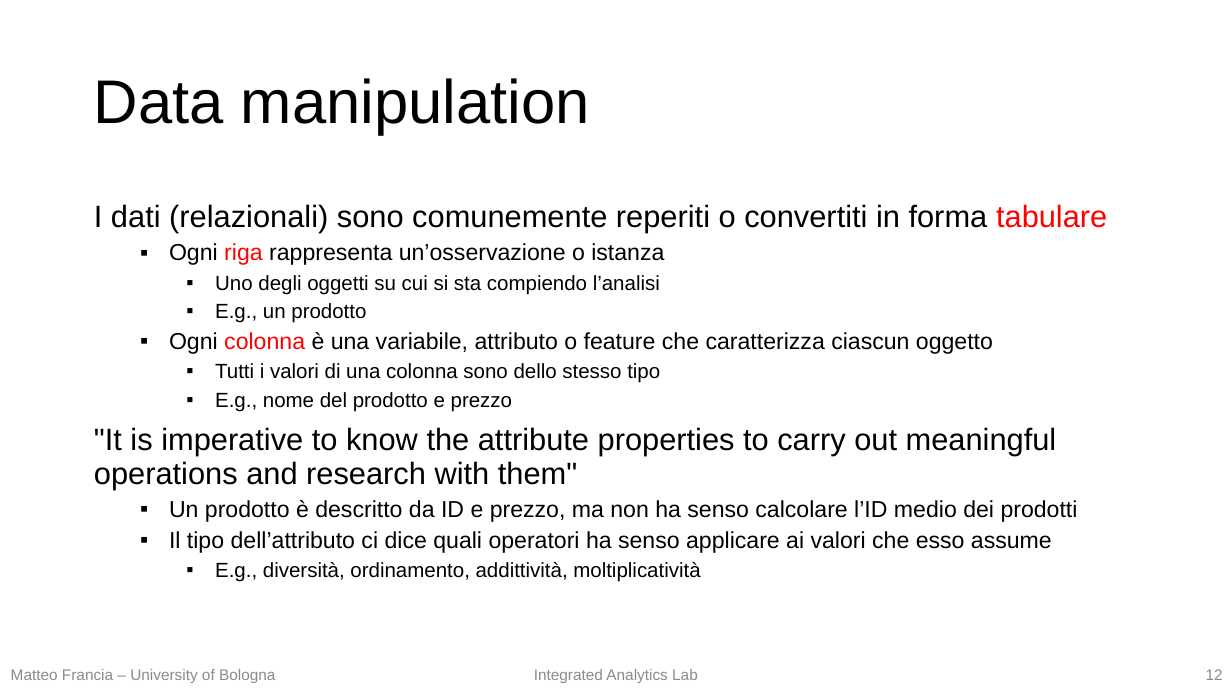
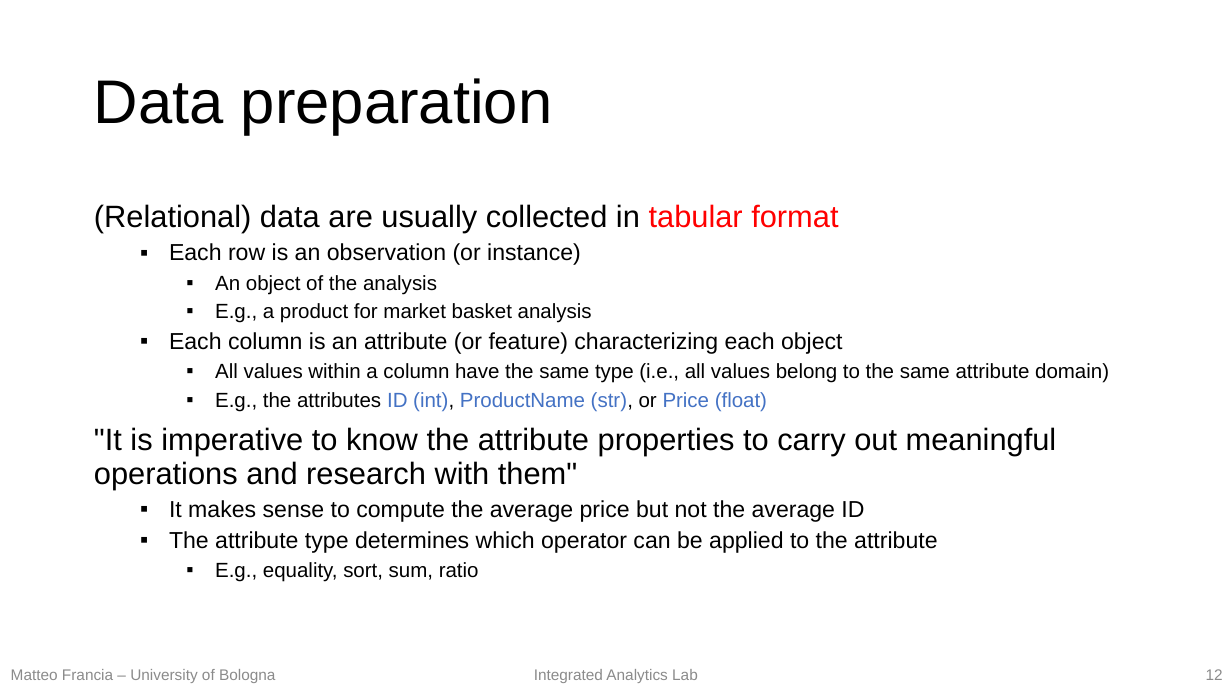
Before and after one commit to w4bo/teaching-handsondatapipelines, a slide deck: slide 12 of 01-MachineLearning/01-slides.pptx. Drawn at 1232x693 pixels with LibreOffice and Linux fonts; fonts in the diff are those of the drawing. Boxes give left, top, right and bottom in pixels: in the first picture for what was removed or moved away, otherwise in the second. Text is boxed around its words. In the diff, an @@ line names an element or a change of style, - is before the commit and + after.

```diff
--- a/01-MachineLearning/01-slides.pptx
+++ b/01-MachineLearning/01-slides.pptx
@@ title at [94,78,552,135]: text changed @@
-Data manipulation
+Data preparation
@@ text at [94,204,1109,411]: text changed @@
-I dati (relazionali) sono comunemente reperiti o convertiti in forma tabulare
-  ▪ Ogni riga rappresenta un’osservazione o istanza
-    ▪ Uno degli oggetti su cui si sta compiendo l’analisi
-    ▪ E.g., un prodotto
-  ▪ Ogni colonna è una variabile, attributo o feature che caratterizza ciascun oggetto
-    ▪ Tutti i valori di una colonna sono dello stesso tipo
-    ▪ E.g., nome del prodotto e prezzo
+(Relational) data are usually collected in tabular format
+  ▪ Each row is an observation (or instance)
+    ▪ An object of the analysis
+    ▪ E.g., a product for market basket analysis
+  ▪ Each column is an attribute (or feature) characterizing each object
+    ▪ All values within a column have the same type (i.e., all values belong to the same attribute domain)
+    ▪ E.g., the attributes ID (int), ProductName (str), or Price (float)
@@ text at [169,500,937,582]: text changed @@
-  ▪ Un prodotto è descritto da ID e prezzo, ma non ha senso calcolare l’ID medio dei prodotti
-  ▪ Il tipo dell’attributo ci dice quali operatori ha senso applicare ai valori che esso assume
-    ▪ E.g., diversità, ordinamento, addittività, moltiplicatività
+  ▪ It makes sense to compute the average price but not the average ID
+  ▪ The attribute type determines which operator can be applied to the attribute
+    ▪ E.g., equality, sort, sum, ratio
```
Also in this commit, not shown: 25 other slides changed, 1 slide added, 1 slide removed, 1 other file.
